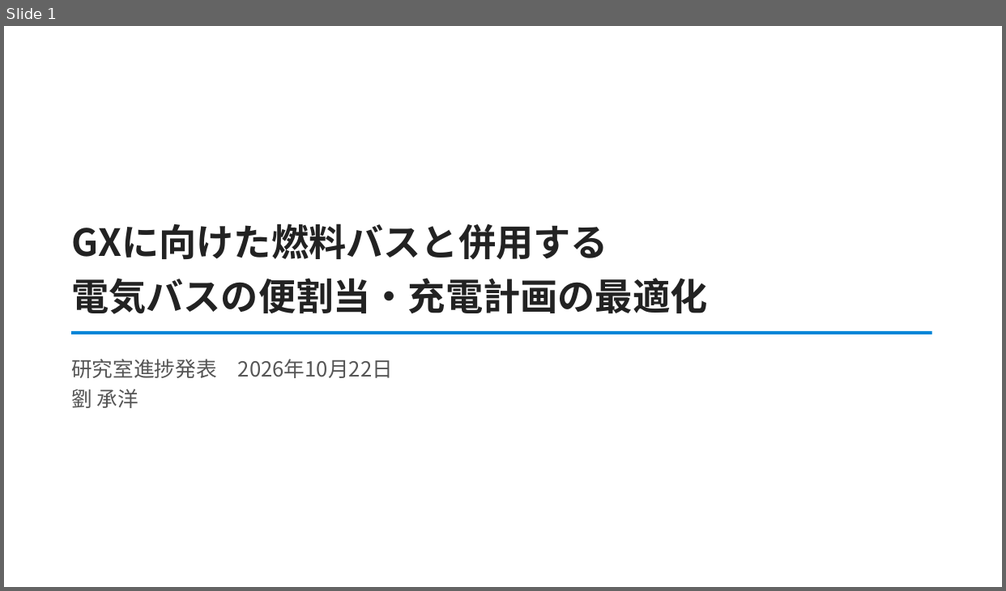
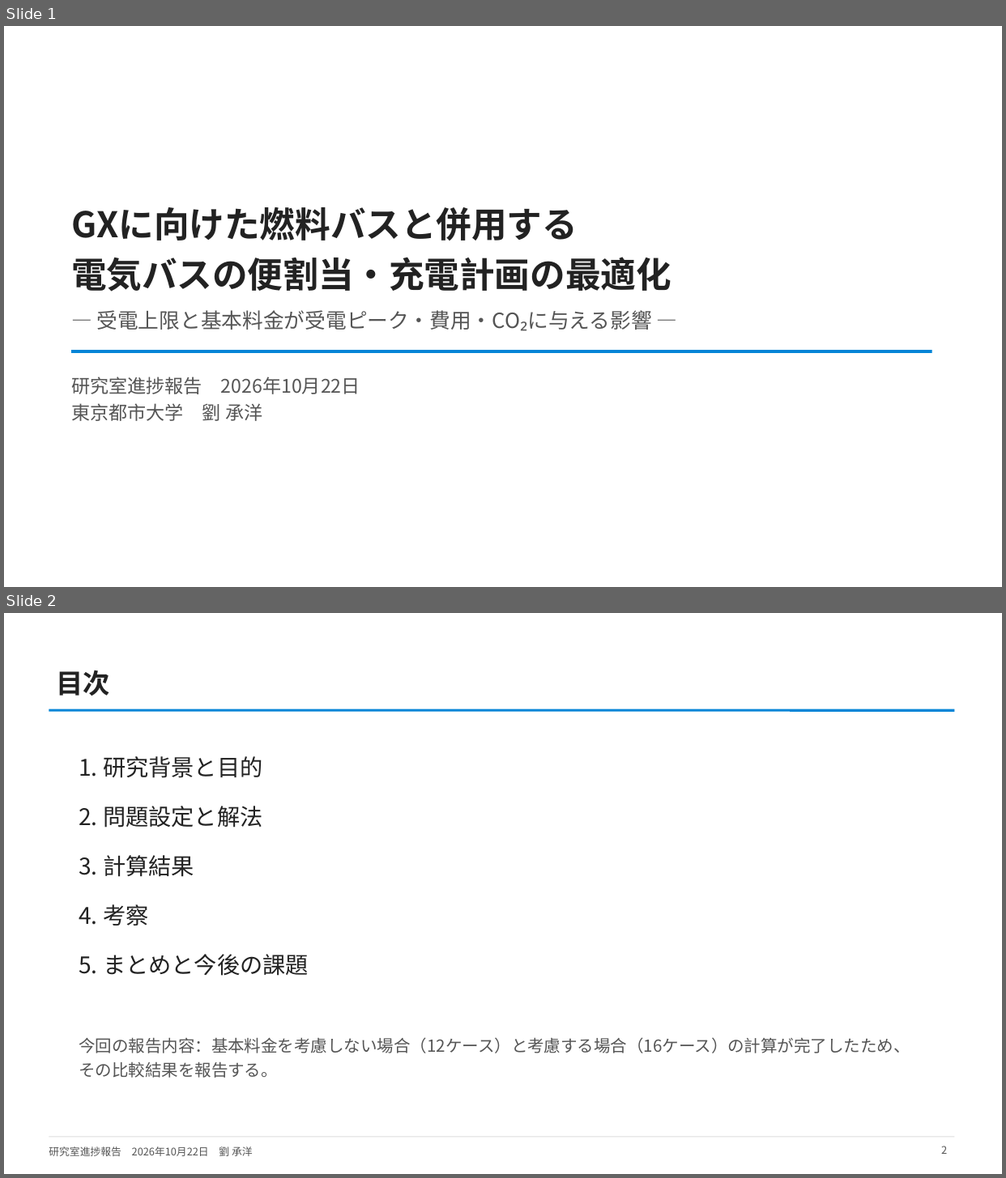
Before and after one commit to CYLIU2003/master-course, a slide deck: outcome/2026-10-22_lab_progress/lab_progress_20261022.pptx. Shown one above the other, each under a label of ours: slide 1 before the commit, slides 1 and 2 after it. The pictures are 1006x591 and 1006x1178 pixels, drawn with LibreOffice and Linux fonts; fonts in the diff are those of the drawing. Boxes give left, top, right and bottom in pixels: in the first picture for what was removed or moved away, otherwise in the second. Text is boxed around its words. In the diff, an @@ line names an element or a change of style, - is before the commit and + after.

```diff
--- a/outcome/2026-10-22_lab_progress/lab_progress_20261022.pptx
+++ b/outcome/2026-10-22_lab_progress/lab_progress_20261022.pptx
@@ slide 2 added at box(4, 613, 1002, 1174), background #FFFFFF @@
@@ title added at box(57, 670, 111, 696), 26 pt, text #222222, bold @@
+目次
@@ line added from (49, 710) to (955, 710), #0485D7 2.5 pt @@
@@ text added at box(79, 756, 309, 976), 22 pt, text #222222 @@
+1. 研究背景と目的
+2. 問題設定と解法
+3. 計算結果
+4. 考察
+5. まとめと今後の課題
@@ text added at box(79, 1037, 910, 1078), 16 pt, text #555555 @@
+今回の報告内容：基本料金を考慮しない場合（12ケース）と考慮する場合（16ケース）の計算が完了したため、その比較結果を報告する。
@@ line added from (49, 1137) to (955, 1137), #DDDDDD 0.75 pt @@
@@ text added at box(49, 1147, 253, 1157), 10 pt, text #555555 @@
+研究室進捗報告 2026年10月22日 劉 承洋
@@ page number added at box(941, 1146, 947, 1154), 10 pt, text #555555 @@
+2
@@ slide 1 changed as well @@
@@ text "GXに向けた燃料バスと併用する": place and size @@
-text "GXに向けた燃料バスと併用する" at box(71, 224, 707, 314)
+text "GXに向けた燃料バスと併用する" at box(71, 207, 671, 292)
@@ text "GXに向けた燃料バスと併用する" at box(71, 207, 671, 292): size 36 to 34 pt @@
@@ text added at box(97, 310, 652, 331), 20 pt, text #555555 @@
+― 受電上限と基本料金が受電ピーク・費用・CO₂に与える影響 ―
@@ line moved from (71, 333) - (932, 333) to (71, 352) - (932, 352) @@
@@ text at box(71, 377, 360, 421): text changed; size 20 to 18 pt @@
-研究室進捗発表 2026年10月22日
-劉 承洋
+研究室進捗報告 2026年10月22日
+東京都市大学 劉 承洋
```
Also in this commit, not shown: 11 other slides changed, 4 other slides added, 13 other files.
